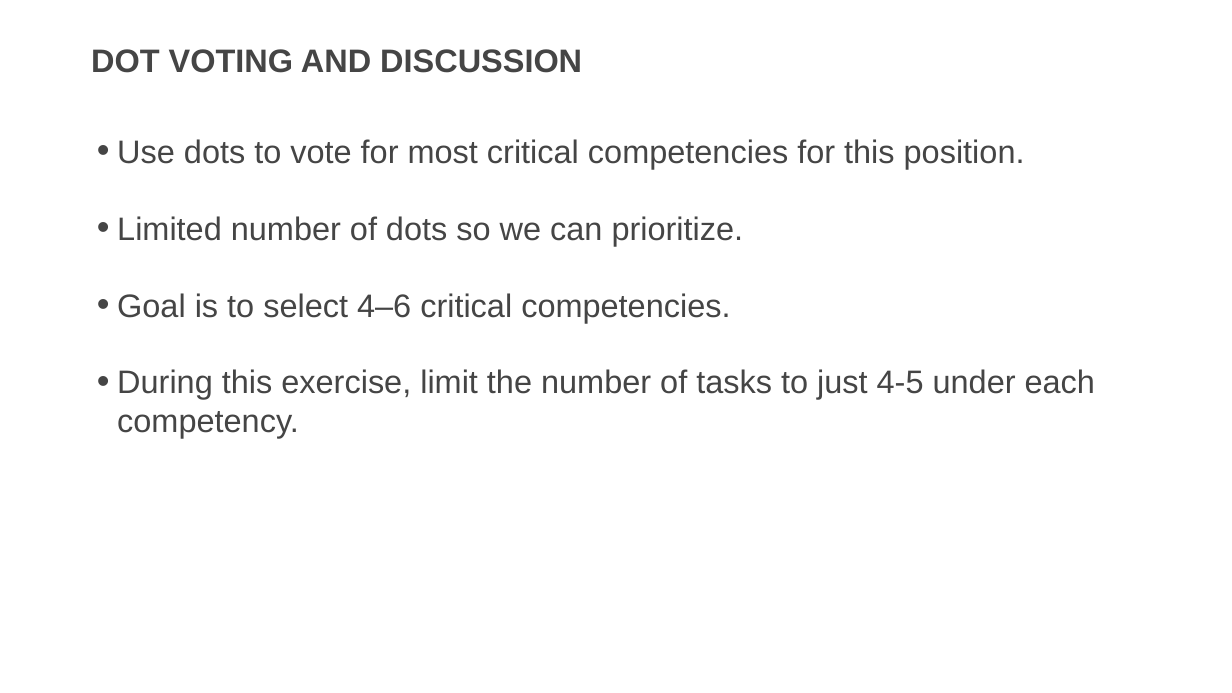
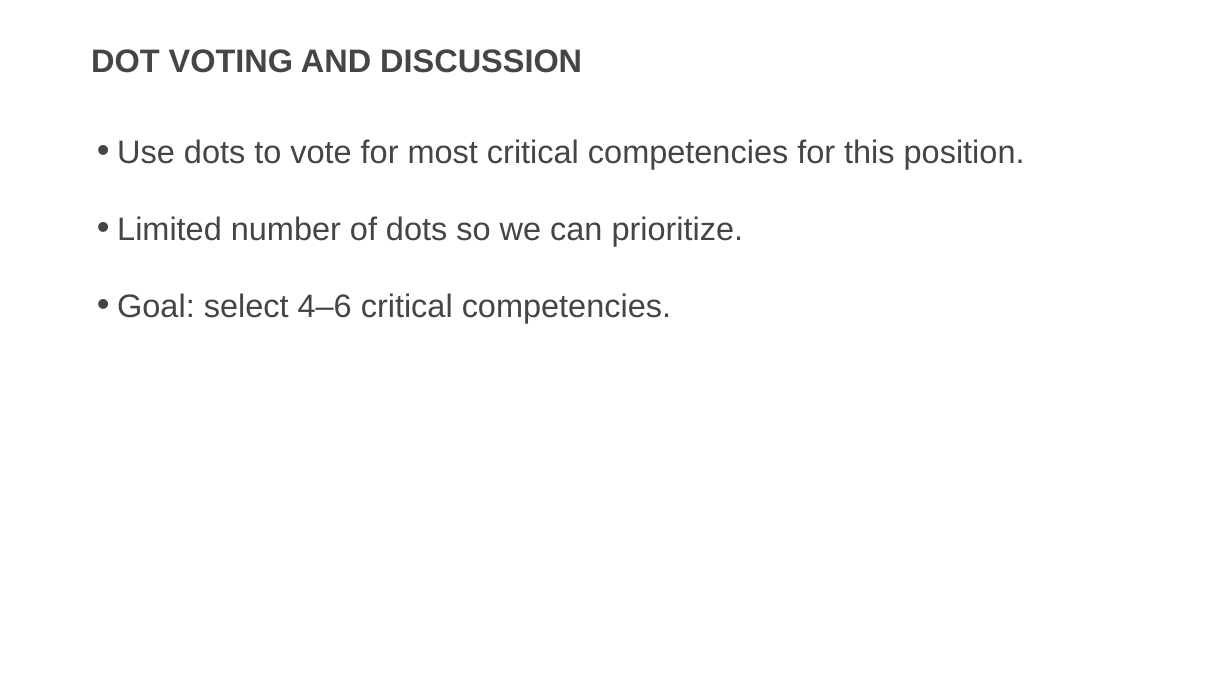
Before and after one commit to usds/SME-QA-Website, a slide deck: slide 11 of toolkit/job-analysis/job-analysis-presentation.pptx. Drawn at 1232x693 pixels with LibreOffice and Linux fonts; fonts in the diff are those of the drawing. Boxes give left, top, right and bottom in pixels: in the first picture for what was removed or moved away, otherwise in the second. Text is boxed around its words. In the diff, an @@ line names an element or a change of style, - is before the commit and + after.

```diff
--- a/toolkit/job-analysis/job-analysis-presentation.pptx
+++ b/toolkit/job-analysis/job-analysis-presentation.pptx
@@ text at [117,293,671,323]: text changed @@
-• Goal is to select 4–6 critical competencies.
-• During this exercise, limit the number of tasks to just 4-5 under each competency.
+• Goal: select 4–6 critical competencies.
```
Also in this commit, not shown: 3 other slides changed, 1 slide added, 1 slide removed.
